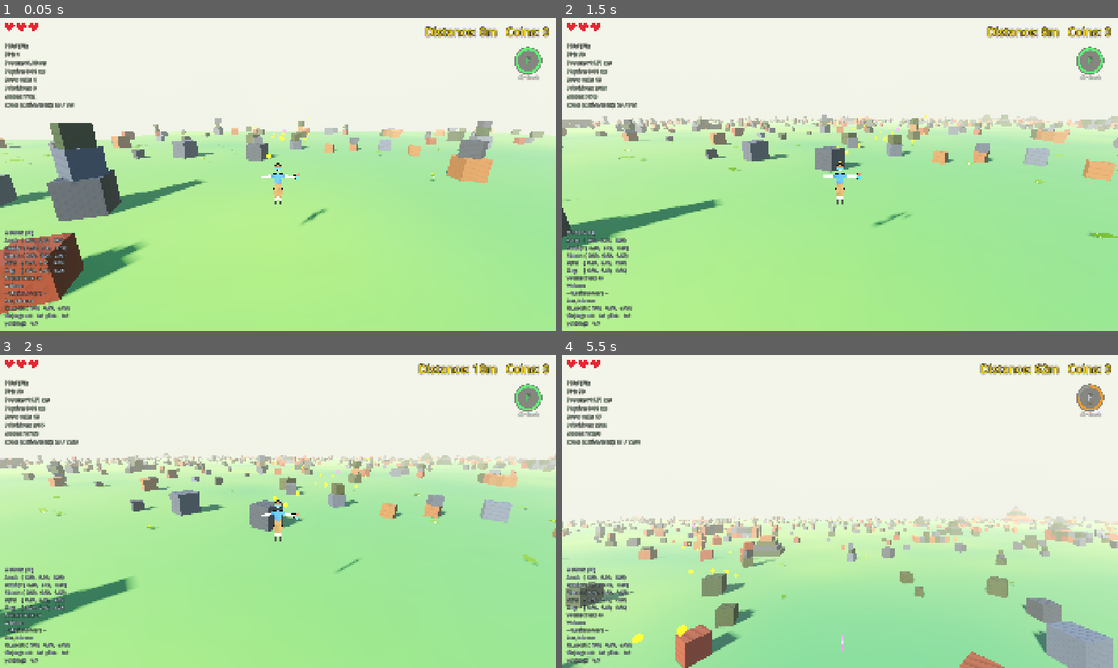
Above: before the commit, frames 1-4 (two rows, left to right).
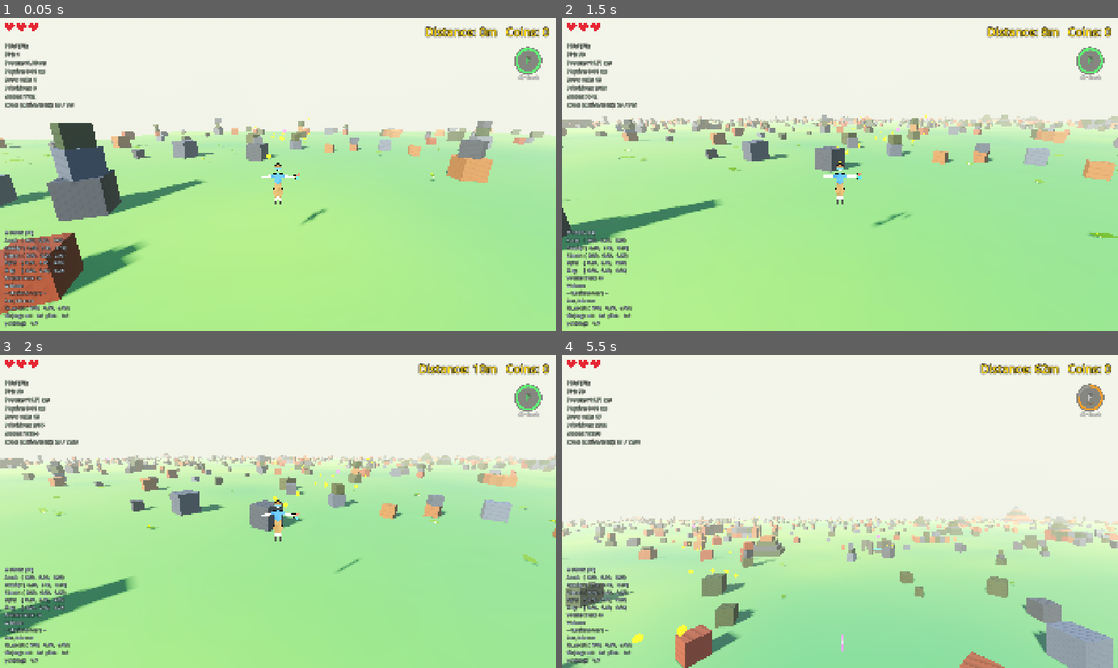
Above: after the commit, the same moments.

Repository: korjavin/godot-test1
Game: Godot game, scene res://scenes/main.tscn
The game is run twice, just before and just after one commit, with the same random seed, the same clock (stepped at 60 frames per second) and the same inputs.
Inputs (mouse positions are in pixels of both pictures, inside the frame that each line leads up to):
- Up to frame 1 (0.05 s): no input
- Up to frame 2 (1.5 s): tap Enter (ui_accept) at 0.5 s; move the mouse to (867, 174) at 0.52 s; hold Shift (run) 0.53-1.28 s; hold W (move_forward) from 0.53 s (still down); tap Space (jump) at 0.77, 0.8, 1.07, 1.35 s; move the mouse to (812, 174) at 1.27 s
- Up to frame 3 (2 s): keep holding W (move_forward); tap Space (jump) at 1.52, 1.82 s; tap Shift (run) at 1.55 s
- Up to frame 4 (5.5 s): keep holding W (move_forward); move the mouse to (851, 505) at 2.02 s; hold Ctrl (duck) 2.03-2.78 s; tap Space (jump) at 2.3, 3.02, 3.32, 3.77, 3.8, 4.07, 4.52, 4.82, 5.3 s; move the mouse to (834, 517) at 2.77 s; tap Shift (run) at 2.85, 4.55 s; move the mouse to (878, 514) at 3.52 s; tap F (special_ability) at 3.6 s; move the mouse to (795, 508) at 4.27 s; tap R (switch_character) at 4.35 s; move the mouse to (845, 511) at 5.02 s; tap C (toggle_camera) at 5.1 s

Frame 1 is identical in both runs. In frame 2, less than 0.1% of the frame differs, in the area x 4-68%, y 24-36%; in frame 3, less than 0.1%; in frame 4, 0.2%, in the area x 5-60%, y 24-65%.

Commit message:
feat: wire artifact spawner into create_chunk with coin ring + gem reward

Diff:
--- a/scripts/endless_terrain.gd
+++ b/scripts/endless_terrain.gd
@@ -967,6 +967,14 @@
 
 	if spawn_objects:
 		obstacles = spawn_objects_in_chunk(chunk_pos, platforms, block_batch, block_body)
+
+	# Rare lost-civilization artifact (independent ARTIFACT_SALT hash stream — no
+	# shared RNG draws consumed). ORDERING REQUIREMENT: this must run AFTER
+	# spawn_objects_in_chunk (so its footprint appends to the finished obstacles
+	# list) and BEFORE _build_block_multimesh / the block_body attach below, so
+	# the artifact's stone joins the chunk's single MultiMesh draw call and its
+	# single consolidated collision body.
+	spawn_artifact_in_chunk(chunk_pos, mesh_instance, obstacles, block_batch, block_body)
 
 	# Build the chunk's batched block visuals. If any blocks were placed, collapse
 	# them all into one MultiMeshInstance3D parented to this chunk (so it is freed
@@ -2050,6 +2058,84 @@
 	_spawn_artifact_accent(parent_chunk, last_pos + Vector3(0.0, 0.6, 0.0), Vector3(0.5, 0.5, 0.5), last_yaw, 0.0)
 	return { "radius": spiral_r + 1.2, "top": rise * float(count - 1) + step_dims.y }
 
+func spawn_artifact_in_chunk(chunk_pos: Vector2i, parent_chunk: MeshInstance3D, obstacles: Array, block_batch: Array, block_body: StaticBody3D) -> void:
+	"""
+	Spawn this chunk's artifact, if _artifact_at says it has one (~1 in 20), plus
+	its coin reward. Called from create_chunk AFTER spawn_objects_in_chunk and
+	BEFORE _build_block_multimesh / the block_body attach, so the artifact's stone
+	joins the chunk's single MultiMesh and single BlockCollision body.
+
+	@param chunk_pos: Chunk coordinates being generated.
+	@param parent_chunk: The chunk mesh — accents and reward coins parent here
+	                     (per-chunk parenting rule: they unload with the chunk).
+	@param obstacles: The chunk's block-footprint list; the artifact appends its
+	                  own footprint so later spawners react to it (see below).
+	@param block_batch / block_body: The chunk's visual batch + collision body,
+	                                 threaded through to create_box.
+	"""
+	if not spawn_artifacts:
+		return
+	var art := _artifact_at(chunk_pos)
+	if art.is_empty():
+		return
+
+	# The shape builder draws from its OWN RNG, seeded by _artifact_at's "seed"
+	# draw — so each builder can consume as many draws as its shape needs without
+	# the placement function (or anything else) caring.
+	var rng := RandomNumberGenerator.new()
+	rng.seed = art.seed
+	var center: Vector3 = art.local
+
+	var footprint: Dictionary
+	match int(art.kind):
+		0: footprint = _artifact_monolith(center, rng, parent_chunk, block_batch, block_body)
+		1: footprint = _artifact_arch(center, rng, parent_chunk, block_batch, block_body)
+		2: footprint = _artifact_stone_circle(center, rng, parent_chunk, block_batch, block_body)
+		3: footprint = _artifact_colossus_head(center, rng, parent_chunk, block_batch, block_body)
+		_: footprint = _artifact_spiral_steps(center, rng, parent_chunk, block_batch, block_body)
+
+	# Register the artifact as one round obstacle footprint, exactly like a normal
+	# block. CONSEQUENCE (deliberate): crocodiles reject spawn points inside it,
+	# and any road coin whose column crosses it PERCHES on its top (climbable =
+	# true) instead of being buried in the stone — artifact stone behaves like
+	# ordinary block stone everywhere downstream.
+	obstacles.append({ "pos": center, "radius": footprint.radius, "top": footprint.top, "climbable": true })
+
+	# --- The reward: a ring of ordinary coins around the base + ONE gem at the
+	# centre (the incentive to detour off the coin road). Guarded like every other
+	# coin spawn; these are ordinary chunk-local coins parented to the chunk — the
+	# road's station-claim logic is not involved in any way.
+	if not spawn_coins or coin_scene == null:
+		return
+	var coin_count := rng.randi_range(ARTIFACT_COIN_MIN, ARTIFACT_COIN_MAX)
+	var ring_radius: float = footprint.radius + rng.randf_range(ARTIFACT_COIN_RING_PAD_MIN, ARTIFACT_COIN_RING_PAD_MAX)
+	var i := 0
+	while i < coin_count:
+		i += 1
+		var a := rng.randf_range(0.0, TAU)
+		var cx := center.x + cos(a) * ring_radius
+		var cz := center.z + sin(a) * ring_radius
+		# Same perch-or-skip rule as road coins (one home: _settle_coin_y). The
+		# ring can graze the artifact's own footprint or a neighbouring block —
+		# the coin perches on a climbable top, or is dropped under a sheer wall.
+		var cy := _settle_coin_y(cx, cz, COIN_GROUND_HEIGHT, obstacles)
+		if is_inf(cy):
+			continue
+		var coin := coin_scene.instantiate()
+		coin.position = Vector3(cx, cy, cz)
+		parent_chunk.add_child(coin)
+
+	# Exactly one gem at the artifact centre. The artifact's own footprint is in
+	# `obstacles` (climbable), so _settle_coin_y perches the gem ON TOP of the
+	# shape — intended: the prize rewards a climb. make_gem() BEFORE add_child,
+	# per coin.gd's contract (it fetches nodes with get_node, not @onready).
+	var gem_y := _settle_coin_y(center.x, center.z, COIN_GROUND_HEIGHT, obstacles)
+	if not is_inf(gem_y):
+		var gem := coin_scene.instantiate()
+		gem.position = Vector3(center.x, gem_y, center.z)
+		gem.make_gem()
+		parent_chunk.add_child(gem)
+
 # ============================================================================
 # COIN ROAD MATH (deterministic, pure-in-k parametric centerline + coin placement)
 # ============================================================================
@@ -2484,34 +2570,12 @@
 			# chunk-parented node), so the coin sits at the right world spot.
 			var local := Vector3(cw_pos.x - center.x, cw_pos.y, cw_pos.z - center.z)
 
-			# If the road runs over a block footprint, the ground-height coin would be
-			# buried. A coin must clear EVERYTHING it overlaps, not just whatever block we'd
-			# like to perch it on — so the TALLEST overlapping block governs:
-			#   - if the tallest overlap is climbable, perch on it (its top is above every
-			#     other block the coin covers, so nothing buries it);
-			#   - if the tallest overlap is NON-climbable (a sheer wall/roof higher than a
-			#     jump), SKIP the coin entirely. Perching on a SHORTER climbable block here
-			#     would leave the coin embedded inside that taller wall — visually buried and
-			#     effectively unreachable, which is worse than dropping one coin (structures
-			#     are sparse, so the visible swath stays intact).
-			#
-			# We scan ALL overlapping blocks (never break on the first) to find that tallest
-			# top. obstacles is in a fixed order and ties keep the first-encountered block, so
-			# this stays a pure deterministic function of the obstacles list.
-			if _point_over_block(local.x, local.z, obstacles):
-				var found := false
-				var tallest_top := 0.0
-				var tallest_climbable := false
-				for ob in obstacles:
-					if _block_overlaps(local.x, local.z, ob):
-						# Strict `>` keeps the FIRST block on a tie (deterministic).
-						if not found or ob.top > tallest_top:
-							tallest_top = ob.top
-							tallest_climbable = ob.get("climbable", false)
-							found = true
-				if not tallest_climbable:
-					continue
-				local.y = tallest_top + COIN_BLOCK_OFFSET
+			# Perch-or-skip against the chunk's block footprints. The rule lives in
+			# _settle_coin_y (ONE home, shared with artifact reward coins so the two
+			# spawners can never drift apart); INF means "skip this coin".
+			local.y = _settle_coin_y(local.x, local.z, local.y, obstacles)
+			if is_inf(local.y):
+				continue
 
 			# Spawn the coin (position is local to the chunk, like blocks/crocodiles).
 			# A gem entry is upgraded BEFORE entering the tree (make_gem recolours a
@@ -2521,6 +2585,48 @@
 			if cw.gem:
 				coin.make_gem()
 			parent_chunk.add_child(coin)
+
+func _settle_coin_y(local_x: float, local_z: float, ground_y: float, obstacles: Array) -> float:
+	"""
+	The SINGLE home of the coin perch-or-skip rule, shared by road coins
+	(spawn_coins_in_chunk) and artifact reward coins (spawn_artifact_in_chunk) so
+	the two spawners can never drift apart.
+
+	@param local_x, local_z: The coin's column, chunk-LOCAL (same frame as ob.pos).
+	@param ground_y: The y to use when the column is over open ground.
+	@param obstacles: The chunk's block-footprint list.
+	@return: The y to place the coin at, or INF meaning "skip this coin".
+
+	If the column runs over a block footprint, a ground-height coin would be
+	buried. A coin must clear EVERYTHING it overlaps, not just whatever block we'd
+	like to perch it on — so the TALLEST overlapping block governs:
+	  - if the tallest overlap is climbable, perch on its top (which is above every
+	    other block the coin covers, so nothing buries it);
+	  - if the tallest overlap is NON-climbable (a sheer wall/roof higher than a
+	    jump), skip the coin entirely (return INF). Perching on a SHORTER climbable
+	    block here would leave the coin embedded inside that taller wall — visually
+	    buried and effectively unreachable, which is worse than dropping one coin
+	    (structures are sparse, so the visible trail stays intact).
+
+	We scan ALL overlapping blocks (never break on the first) to find that tallest
+	top. obstacles is in a fixed order and the strict `>` keeps the FIRST block on
+	a tie, so this stays a pure deterministic function of the obstacles list.
+	"""
+	if not _point_over_block(local_x, local_z, obstacles):
+		return ground_y
+	var found := false
+	var tallest_top := 0.0
+	var tallest_climbable := false
+	for ob in obstacles:
+		if _block_overlaps(local_x, local_z, ob):
+			# Strict `>` keeps the FIRST block on a tie (deterministic).
+			if not found or ob.top > tallest_top:
+				tallest_top = ob.top
+				tallest_climbable = ob.get("climbable", false)
+				found = true
+	if not tallest_climbable:
+		return INF
+	return tallest_top + COIN_BLOCK_OFFSET
 
 func _block_overlaps(x: float, z: float, ob: Dictionary) -> bool:
 	"""
Not shown, changed: docs/plans/20260815-lost-civilization-artifacts.md
